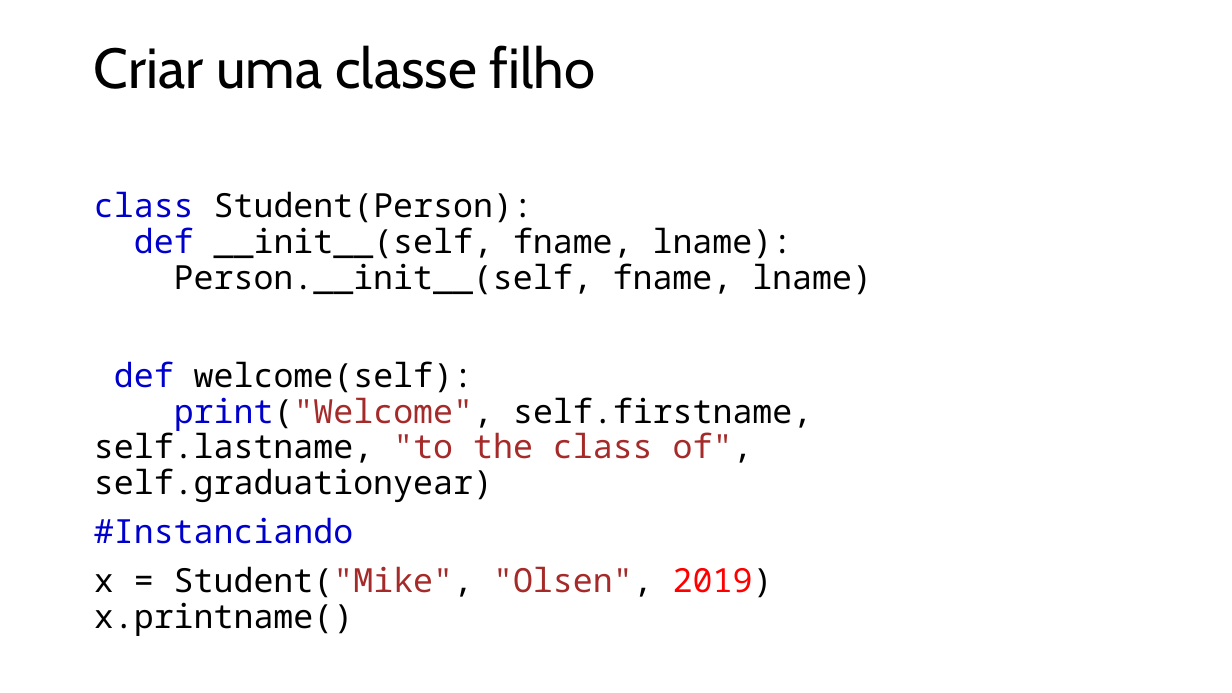
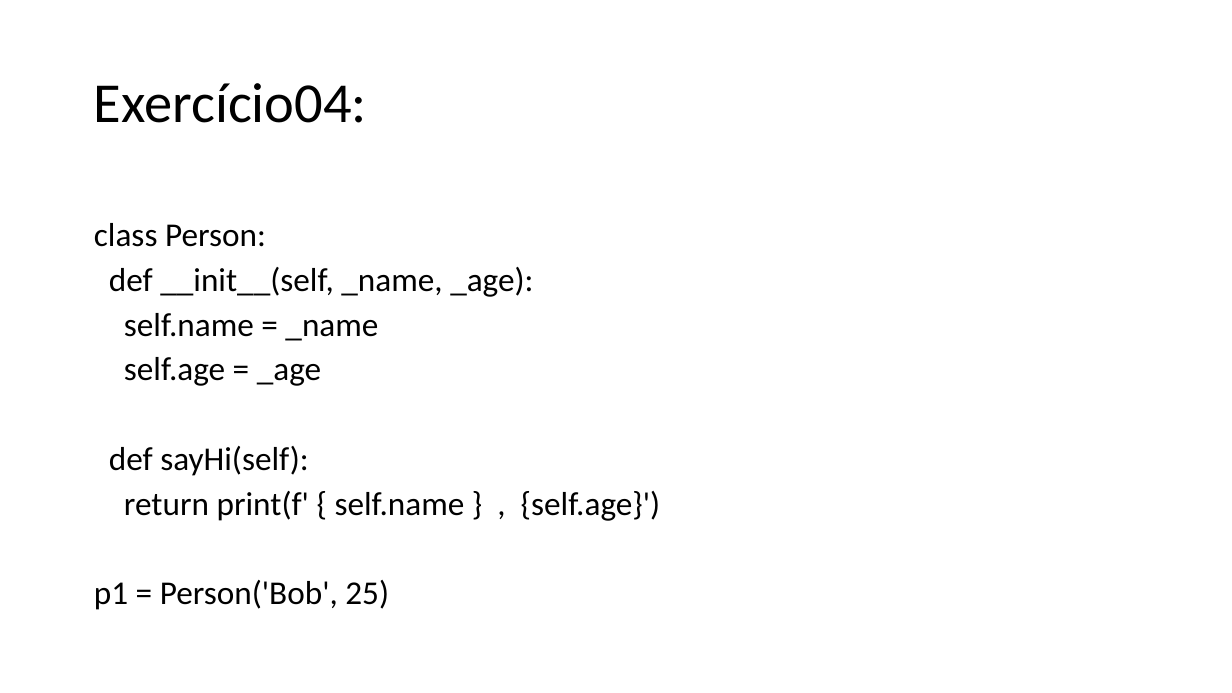
Before and after one commit to dourivaljunior/Curso-de-Python, a slide deck: slide 61 of aula classe em python.pptx (slide 52 before the commit). Drawn at 1232x693 pixels with LibreOffice and Linux fonts; fonts in the diff are those of the drawing. Boxes give left, top, right and bottom in pixels: in the first picture for what was removed or moved away, otherwise in the second. Text is boxed around its words. In the diff, an @@ line names an element or a change of style, - is before the commit and + after.

```diff
--- a/aula classe em python.pptx
+++ b/aula classe em python.pptx
@@ title at (94, 83, 367, 123): text changed; font Cabin to Calibri @@
-Criar uma classe filho
+Exercício04:
@@ text at (94, 223, 661, 610): text changed; font Noto Sans Mono to Calibri @@
-class Student(Person):
-def __init__(self, fname, lname):
-Person.__init__(self, fname, lname)
-def welcome(self):
-print("Welcome", self.firstname, self.lastname, "to the class of", self.graduationyear)
-#Instanciando
-x = Student("Mike", "Olsen", 2019)
-x.printname()
+class Person:
+def __init__(self, _name, _age):
+self.name = _name
+self.age = _age
+def sayHi(self):
+return print(f' { self.name } , {self.age}')
+p1 = Person('Bob', 25)
```
Also in this commit, not shown: 5 other slides changed, 15 slides added, 4 slides removed.
